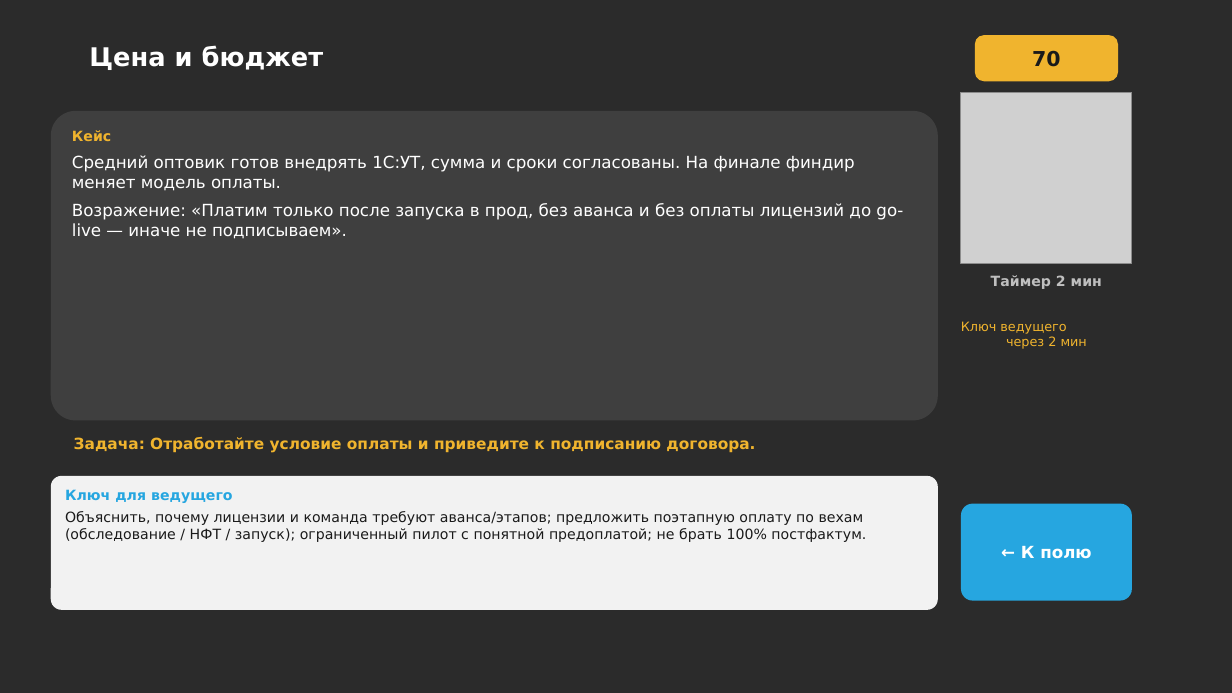
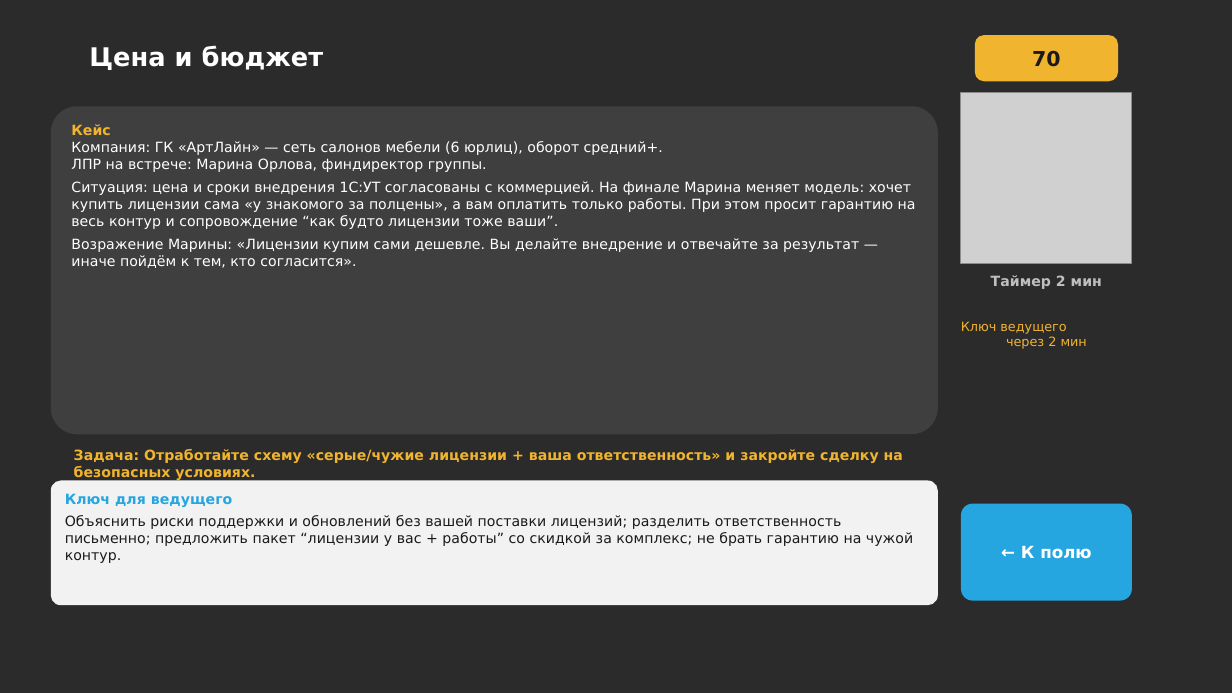
Before and after one commit to daaanilNikonov/for-lisa, a slide deck: slide 6 of presentation/quiz/Квиз_Клуб_продавцов_Отработка_возражений.pptx. Drawn at 1232x693 pixels with LibreOffice and Linux fonts; fonts in the diff are those of the drawing; grey boxes stand for pictures; background and template pictures are left out; a plain dark background stands for a picture behind light text. Boxes give left, top, right and bottom in pixels: in the first picture for what was removed or moved away, otherwise in the second. Text is boxed around its words. In the diff, an @@ line names an element or a change of style, - is before the commit and + after.

```diff
--- a/presentation/quiz/Квиз_Клуб_продавцов_Отработка_возражений.pptx
+++ b/presentation/quiz/Квиз_Клуб_продавцов_Отработка_возражений.pptx
@@ rounded rectangle "Кейс": place and size @@
-rounded rectangle "Кейс" at [51,111,938,421]
+rounded rectangle "Кейс" at [51,106,938,434]
@@ text in rounded rectangle at [71,141,916,268]: text changed; size 13 to 11 pt @@
-Средний оптовик готов внедрять 1С:УТ, сумма и сроки согласованы. На финале финдир меняет модель оплаты.
-Возражение: «Платим только после запуска в прод, без аванса и без оплаты лицензий до go-live — иначе не подписываем».
+Компания: ГК «АртЛайн» — сеть салонов мебели (6 юрлиц), оборот средний+.
+ЛПР на встрече: Марина Орлова, финдиректор группы.
+Ситуация: цена и сроки внедрения 1С:УТ согласованы с коммерцией. На финале Марина меняет модель: хочет купить лицензии сама «у знакомого за полцены», а вам оплатить только работы. При этом просит гарантию на весь контур и сопровождение “как будто лицензии тоже ваши”.
+Возражение Марины: «Лицензии купим сами дешевле. Вы делайте внедрение и отвечайте за результат — иначе пойдём к тем, кто согласится».
@@ text at [74,449,903,480]: text changed; size 12 to 11 pt @@
-Задача: Отработайте условие оплаты и приведите к подписанию договора.
+Задача: Отработайте схему «серые/чужие лицензии + ваша ответственность» и закройте сделку на безопасных условиях.
@@ rounded rectangle "Ключ для ведущего": place and size @@
-rounded rectangle "Ключ для ведущего" at [51,476,938,610]
+rounded rectangle "Ключ для ведущего" at [51,481,938,605]
@@ text in rounded rectangle at [65,515,913,563]: text changed @@
-Объяснить, почему лицензии и команда требуют аванса/этапов; предложить поэтапную оплату по вехам (обследование / НФТ / запуск); ограниченный пилот с понятной предоплатой; не брать 100% постфактум.
+Объяснить риски поддержки и обновлений без вашей поставки лицензий; разделить ответственность письменно; предложить пакет “лицензии у вас + работы” со скидкой за комплекс; не брать гарантию на чужой контур.
```
Also in this commit, not shown: 29 other slides changed, 3 other files.
